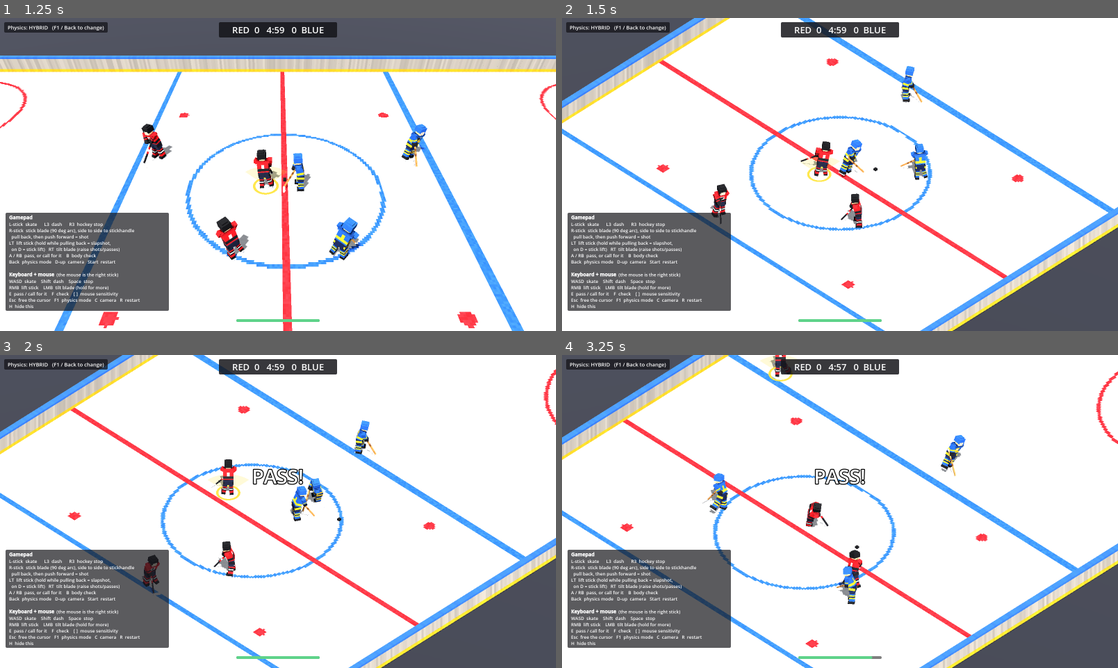
Above: before the commit, frames 1-4 (two rows, left to right).
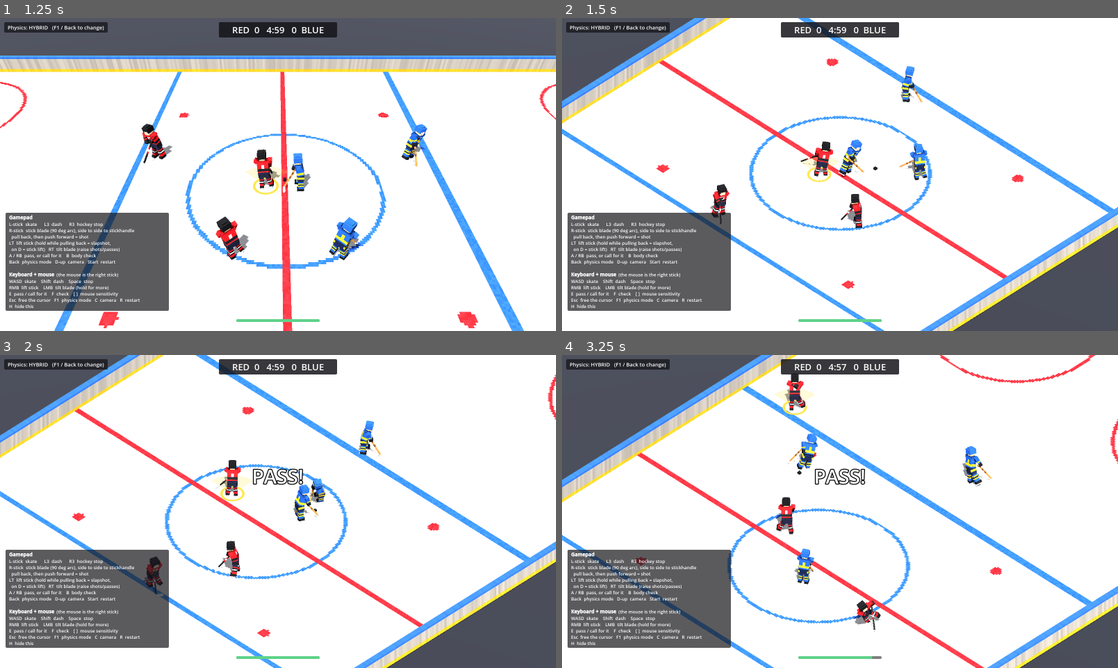
Above: after the commit, the same moments.

Repository: HammerJones/RinkGM
Game: Godot game, scene res://scenes/main.tscn
Two runs of this game, one before a commit and one after it. Both use one fixed random seed, a clock stepped at 60 frames per second and the inputs below.
Inputs (mouse positions are in pixels of both pictures, inside the frame that each line leads up to):
- Up to frame 1 (1.25 s): tap Enter at 0.5 s; move the mouse to (305, 174) at 0.52 s; hold W (move_up) from 0.53 s (still down); tap E (pass) at 0.6 s; click (305, 174) at 0.67 s
- Up to frame 2 (1.5 s): keep holding W (move_up); move the mouse to (812, 174) at 1.27 s; tap C (camera) at 1.35 s
- Up to frame 3 (2 s): keep holding W (move_up); tap E (pass) at 1.55 s
- Up to frame 4 (3.25 s): keep holding W (move_up); move the mouse to (851, 505) at 2.02 s; tap F (check) at 2.1 s; tap E (pass) at 2.3, 3.05 s; move the mouse to (834, 517) at 2.77 s; tap Shift (dash) at 2.85 s; click (834, 517) at 2.92 s

Frame 1 is identical in both runs. In frame 2, 1.4% of the frame differs, in the area x 0-100%, y 0-100%; in frame 3, 8.6%; in frame 4, 23%.

Commit message:
Aim passes at the receiver's blade; stick lift reaches the whole shaft
Passes aimed at a point ahead of the receiver's body often missed the
blade entirely (an 8 m pass between 50-rated players was caught 68% of
the time, now 100%).

Co-Authored-By: Claude Opus 5.5 (1M context) <noreply@anthropic.com>
Claude-Session: https://claude.ai/code/session_01GzYDa2pBeWh5St4nAQEPwq

Diff:
--- a/scripts/game/skater.gd
+++ b/scripts/game/skater.gd
@@ -543,7 +543,8 @@
 		var dist := position.distance_to(best.position)
 		spd = clampf(dist * 0.55 + 7.0, 8.0, 17.0)
 		var t := dist / spd
-		target = best.position + best.vel * t * (0.6 + 0.4 * blend) + best.heading * 0.7
+		# aim at the receiver's blade, led by where they're skating
+		target = best.blade_pos + best.vel * t * (0.6 + 0.4 * blend)
 	else:
 		target = position + Vector3(dir2.x, 0, dir2.y) * 12.0
 	var d := Vector3(target.x - puck.position.x, 0, target.z - puck.position.z).normalized()
@@ -562,10 +563,11 @@
 	var holder: Skater = puck.controller
 	if holder == null or holder.team == team or holder.stick_lifted_timer > 0.0:
 		return
-	var near_blade := Vector2(blade_pos.x - holder.blade_pos.x, blade_pos.z - holder.blade_pos.z).length()
-	var mid := (holder.position + holder.blade_pos) * 0.5
-	var near_shaft := Vector2(blade_pos.x - mid.x, blade_pos.z - mid.z).length()
-	if minf(near_blade, near_shaft) > 0.75:
+	# anywhere along their stick, from the hands out to the blade
+	var me := Vector2(blade_pos.x, blade_pos.z)
+	var on_stick := Geometry2D.get_closest_point_to_segment(me,
+		Vector2(holder.position.x, holder.position.z), Vector2(holder.blade_pos.x, holder.blade_pos.z))
+	if me.distance_to(on_stick) > 0.8:
 		return
 	var odds := 0.5 + 0.45 * (profile.stick_lift - holder.skill("stick_handling")) + 0.15 * Tuning.blend
 	if randf() > clampf(odds, 0.15, 0.92):
